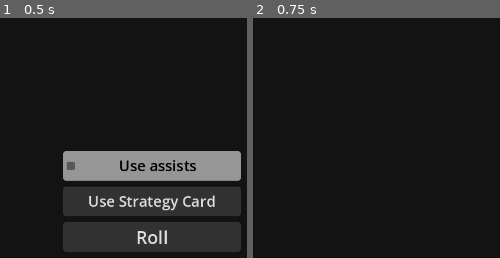
Above: before the commit, frames 1-2 (left to right).
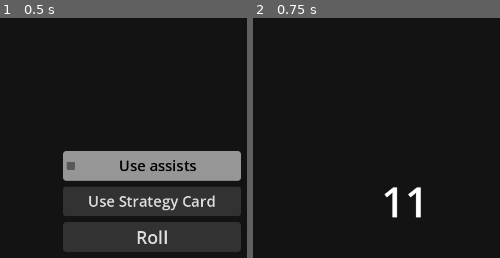
Above: after the commit, the same moments.

Repository: david8zhang/basketball-card-game
Game: Godot game, scene res://prefabs/MatchupContainer.tscn
The game is run twice, just before and just after one commit, with the same random seed, the same clock (stepped at 60 frames per second) and the same inputs. This scene is started directly instead of the project's main scene.
Inputs:
- Up to frame 1 (0.5 s): no input
- Up to frame 2 (0.75 s): click "Roll" at 0.5 s
The pictures show only the part of the screen within x 50-100%, y 50-100%; the shares and areas given below are measured in that part.

Frame 1 is identical in both runs. In frame 2, 0.7% of the frame differs, in the area x 53-69%, y 70-84%.
Error before the commit: Invalid call. Nonexistent function 'add_cold_marker' in base 'Nil'. (res://scripts/MatchupContainer.gd:168)

Commit message:
add marker bonus animation

Diff:
--- /dev/null
+++ b/prefabs/MarkerBonusAnimator.tscn
@@ -0,0 +1,12 @@
+[gd_scene load_steps=2 format=3 uid="uid://q8du0pabkwos"]
+
+[ext_resource type="Script" path="res://scripts/MarkerBonusAnimator.gd" id="1_b6ui6"]
+
+[node name="MarkerBonusAnimator" type="Control"]
+layout_mode = 3
+anchors_preset = 15
+anchor_right = 1.0
+anchor_bottom = 1.0
+grow_horizontal = 2
+grow_vertical = 2
+script = ExtResource("1_b6ui6")
--- a/prefabs/MatchupContainer.tscn
+++ b/prefabs/MatchupContainer.tscn
@@ -1,9 +1,10 @@
-[gd_scene load_steps=9 format=3 uid="uid://c5jusiagrv0vw"]
+[gd_scene load_steps=10 format=3 uid="uid://c5jusiagrv0vw"]
 
 [ext_resource type="Script" path="res://scripts/MatchupContainer.gd" id="1_ka8mq"]
 [ext_resource type="PackedScene" uid="uid://nr3d4pggsa3m" path="res://prefabs/MatchupCard.tscn" id="2_qbowc"]
 [ext_resource type="PackedScene" uid="uid://cx1q0ii5q4xhh" path="res://prefabs/MatchupPtsAsstsRebs.tscn" id="3_gk8wi"]
 [ext_resource type="PackedScene" uid="uid://ujdwrbx0pr12" path="res://prefabs/StrategyCardSelector.tscn" id="4_lf8mp"]
+[ext_resource type="PackedScene" uid="uid://q8du0pabkwos" path="res://prefabs/MarkerBonusAnimator.tscn" id="5_bsl14"]
 [ext_resource type="PackedScene" uid="uid://bocyd5espcfft" path="res://prefabs/StatBonusAnimator.tscn" id="5_iqwyu"]
 
 [sub_resource type="StyleBoxFlat" id="StyleBoxFlat_20t5l"]
@@ -39,6 +40,9 @@
 card_scene = ExtResource("2_qbowc")
 matchup_pts_assts_rebs_scene = ExtResource("3_gk8wi")
 strategy_card_selector_scene = ExtResource("4_lf8mp")
+
+[node name="MarkerBonusAnimator" parent="." instance=ExtResource("5_bsl14")]
+layout_mode = 1
 
 [node name="StatBonusAnimator" parent="." instance=ExtResource("5_iqwyu")]
 layout_mode = 1
--- a/scripts/Marker.gd
+++ b/scripts/Marker.gd
@@ -24,6 +24,18 @@
 		hide()
 	label.text = str(curr_marker_count)
 
+func update_marker_with_type(count: int, marker_type: MarkerType):
+	if curr_marker_type != marker_type and curr_marker_type != MarkerType.NONE:
+		curr_marker_count -= count
+		if curr_marker_count < 0:
+			curr_marker_count = abs(curr_marker_count)
+			set_marker_type(marker_type)
+	else:
+		set_marker_type(marker_type)
+		curr_marker_count += count
+		label.text = str(curr_marker_count)
+
+
 func add_hot_marker():
 	if curr_marker_type == MarkerType.COLD:
 		update_marker_count(-1)
--- /dev/null
+++ b/scripts/MarkerBonusAnimator.gd
@@ -0,0 +1,26 @@
+class_name MarkerBonusAnimator
+extends Control
+
+func update_marker_value(marker: Marker, new_value: int, marker_type: Marker.MarkerType):
+	marker.update_marker_with_type(new_value, marker_type)
+	var reset_tween = create_tween()
+	reset_tween.tween_property(marker.label, "theme_override_font_sizes/font_size", 18, 0.5).set_delay(1)
+
+func apply_bonus_to_player(off_bp_card: BallPlayerCard, def_bp_card: BallPlayerCard, marker_bonus: MarkerBonus):
+	match (marker_bonus.marker_type):
+		MarkerBonus.MarkerType.HOT_ON_OFF:
+			animate_marker(off_bp_card.marker, marker_bonus.num_markers, Marker.MarkerType.HOT)
+		MarkerBonus.MarkerType.COLD_ON_OFF:
+			animate_marker(off_bp_card.marker, marker_bonus.num_markers, Marker.MarkerType.COLD)
+		MarkerBonus.MarkerType.HOT_ON_DEF:
+			animate_marker(def_bp_card.marker, marker_bonus.num_markers, Marker.MarkerType.HOT)
+		MarkerBonus.MarkerType.COLD_ON_DEF:
+			animate_marker(def_bp_card.marker, marker_bonus.num_markers, Marker.MarkerType.COLD)
+
+# Called when the node enters the scene tree for the first time.
+func animate_marker(marker: Marker, new_value: int, marker_type: Marker.MarkerType):
+	marker.show()
+	var tween = create_tween()
+	tween.tween_property(marker.label, "theme_override_font_sizes/font_size", 25, 0.5)
+	var callable = Callable(self, "update_marker_value").bind(marker, new_value, marker_type)
+	tween.finished.connect(callable)
--- a/scripts/MatchupContainer.gd
+++ b/scripts/MatchupContainer.gd
@@ -9,6 +9,7 @@
 @onready var use_strategy_card_button = $MarginContainer/VBoxContainer/VBoxContainer/StratButton as Button
 @onready var strat_roll_bonus_label = $MarginContainer/VBoxContainer/VBoxContainer/StratRollBonus as Label
 @onready var stat_bonus_animator: StatBonusAnimator = $StatBonusAnimator
+@onready var marker_bonus_animator: MarkerBonusAnimator = $MarkerBonusAnimator
 
 @export var card_scene: PackedScene
 @export var matchup_pts_assts_rebs_scene: PackedScene
@@ -161,8 +162,7 @@
 	use_assists_checkbox.hide()
 	use_strategy_card_button.hide()
 	strat_roll_bonus_label.hide()
-	# var random_number = randi_range(1, 20)
-	var random_number = 1
+	var random_number = randi_range(1, 20)
 	var off_bp_card = get_off_player_card()
 	if random_number == 1:
 		off_bp_card.add_cold_marker()
@@ -252,12 +252,15 @@
 	else:
 		calc_complete.emit()
 
+func get_off_stat(bp_card: BallPlayerCard):
+	return int(bp_card.offense_value.text)
+
+func get_def_stat(bp_card: BallPlayerCard):
+	return int(bp_card.defense_value.text)
 
 func handle_off_modifier():
-	var player_bp_stats = player_card.ball_player_stats
-	var cpu_bp_stats = cpu_card.ball_player_stats
-	var off_stat = player_bp_stats.offense if offense_side == Game.Side.PLAYER else cpu_bp_stats.offense
-	var def_stat = cpu_bp_stats.defense if offense_side == Game.Side.PLAYER else player_bp_stats.defense
+	var off_stat = get_off_stat(player_card) if offense_side == Game.Side.PLAYER else get_off_stat(cpu_card)
+	var def_stat = get_def_stat(cpu_card) if offense_side == Game.Side.PLAYER else get_def_stat(player_card)
 	var off_def_diff = off_stat - def_stat
 	if off_def_diff != 0:
 		off_modifier_label = Label.new()
@@ -516,9 +519,12 @@
 
 func apply_bonuses(bonuses):
 	var off_player = get_off_player_card()
+	var def_player = get_def_player_card()
 	for node in bonuses:
 		match (node.bonus_type):
 			StrategyCardBonusNode.BonusType.STAT:
 				var stat_bonus = node as StatBonus
-				print("Applying bonus to player")
 				stat_bonus_animator.apply_bonus_to_player(stat_bonus.off_bonus_amount, stat_bonus.def_bonus_amount, off_player)
+			StrategyCardBonusNode.BonusType.MARKER:
+				var marker_bonus = node as MarkerBonus
+				marker_bonus_animator.apply_bonus_to_player(off_player, def_player, marker_bonus)
--- a/scripts/StatBonusAnimator.gd
+++ b/scripts/StatBonusAnimator.gd
@@ -1,22 +1,27 @@
 class_name StatBonusAnimator
 extends Control
 
-func update_stat_value(label: Label, new_value: int):
+enum BonusType {
+	ADD,
+	SUBTRACT
+}
+
+func update_stat_value(label: Label, new_value: int, bonus_type: BonusType):
 	label.text = str(new_value)
+	var font_color_override = Color(0, 1, 0) if bonus_type == BonusType.ADD else Color(1, 0, 0)
+	label.add_theme_color_override("font_color", font_color_override)
 	var reset_tween = create_tween()
 	reset_tween.tween_property(label, "theme_override_font_sizes/font_size", 50, 0.5).set_delay(1.0)
 
 func apply_bonus_to_player(off_amt: int, def_amt: int, player: BallPlayerCard):
-	print("off amt: " + str(off_amt))
-	print("def amt: " + str(def_amt))
 	if off_amt > 0:
-		animate_bonus(player.offense_value, off_amt)
+		animate_bonus(player.offense_value, off_amt, BonusType.ADD)
 	if def_amt > 0:
-		animate_bonus(player.defense_value, def_amt)
+		animate_bonus(player.defense_value, def_amt, BonusType.ADD)
 
-func animate_bonus(label: Label, bonus_amt: int):
+func animate_bonus(label: Label, bonus_amt: int, bonus_type: BonusType):
 	var tween = create_tween()
-	tween.tween_property(label, "theme_override_font_sizes/font_size", 65, 0.5)
+	tween.tween_property(label, "theme_override_font_sizes/font_size", 70, 0.5)
 	var new_value = int(label.text) + bonus_amt
-	var callable = Callable(self, "update_stat_value").bind(label, new_value)
+	var callable = Callable(self, "update_stat_value").bind(label, new_value, bonus_type)
 	tween.finished.connect(callable)
--- a/scripts/strategy/action/RollDiceAction.gd
+++ b/scripts/strategy/action/RollDiceAction.gd
@@ -9,7 +9,7 @@
   action_type = StrategyCardActionNode.ActionType.ROLL_DICE
 
 func process(blackboard: Blackboard):
-  dice_roll_result = randi_range(19, dice_type)
+  dice_roll_result = randi_range(20, dice_type)
   var node_result = StrategyCardNode.NodeResult.new(StrategyCardNode.NodeResultType.SUCCESS, self)
   blackboard.node_results.append(node_result)
   return StrategyCardNode.NodeResultType.SUCCESS
--- a/scripts/strategy/condition/DiceRollCondition.gd
+++ b/scripts/strategy/condition/DiceRollCondition.gd
@@ -26,7 +26,7 @@
   match (comparator_type):
     ComparatorType.LESS:
       result_type = StrategyCardNode.NodeResultType.SUCCESS if \
-      dice_roll_result <= dice_roll_thres else \
+      dice_roll_result < dice_roll_thres else \
       StrategyCardNode.NodeResultType.FAILURE
     ComparatorType.EQUAL:
       result_type = StrategyCardNode.NodeResultType.SUCCESS if \
@@ -34,7 +34,7 @@
       StrategyCardNode.NodeResultType.FAILURE
     ComparatorType.GREATER:
       result_type = StrategyCardNode.NodeResultType.SUCCESS if \
-      dice_roll_result >= dice_roll_thres else \
+      dice_roll_result > dice_roll_thres else \
       StrategyCardNode.NodeResultType.FAILURE
   return result_type
 
